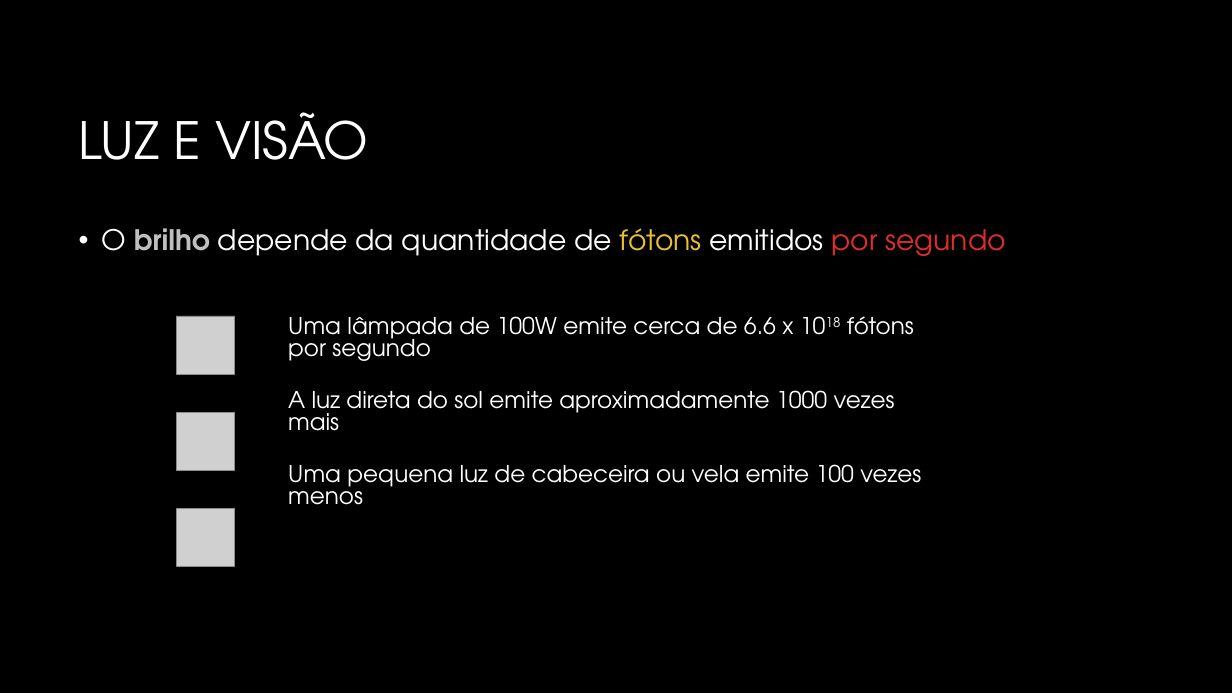
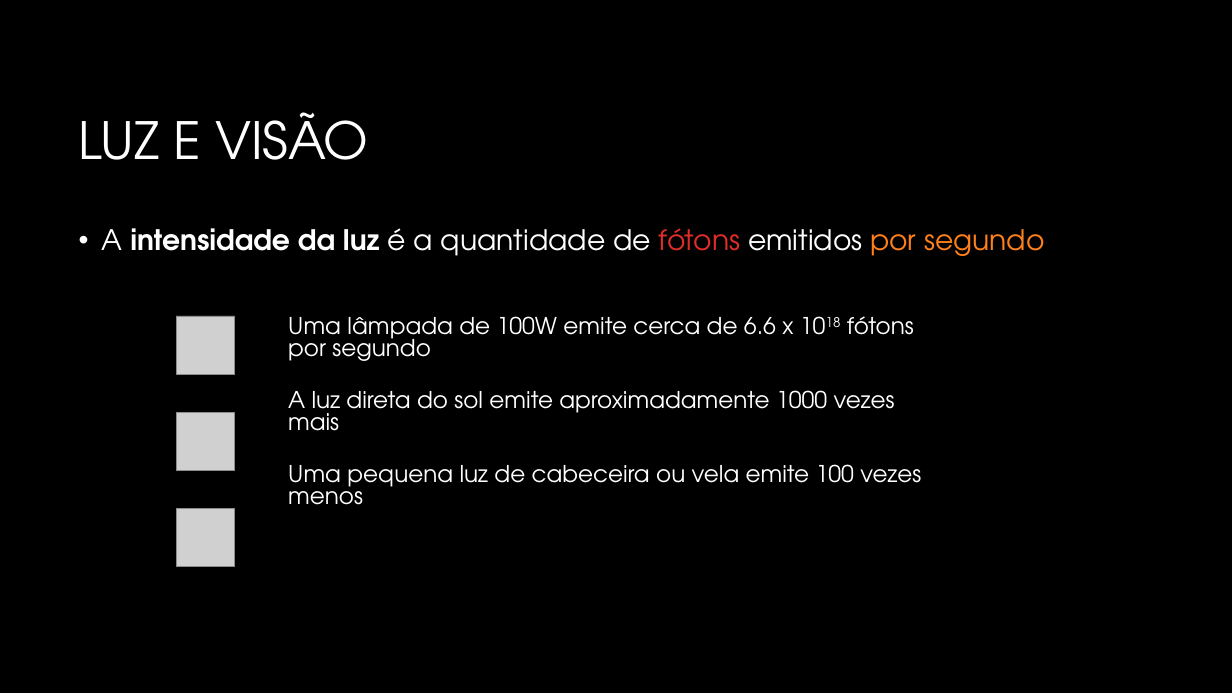
Before and after one commit to JudsonSS/CG, a slide deck: slide 25 of Slides/01. Conceitos Básicos.pptx (slide 22 before the commit). Drawn at 1232x693 pixels with LibreOffice and Linux fonts; fonts in the diff are those of the drawing; grey boxes stand for pictures; background and template pictures are left out. Boxes give left, top, right and bottom in pixels: in the first picture for what was removed or moved away, otherwise in the second. Text is boxed around its words. In the diff, an @@ line names an element or a change of style, - is before the commit and + after.

```diff
--- a/Slides/01. Conceitos Básicos.pptx
+++ b/Slides/01. Conceitos Básicos.pptx
@@ text at [102, 228, 1044, 256]: text changed @@
-• O brilho depende da quantidade de fótons emitidos por segundo
+• A intensidade da luz é a quantidade de fótons emitidos por segundo
```
Also in this commit, not shown: 15 other slides changed, 3 slides added, 9 other files.
